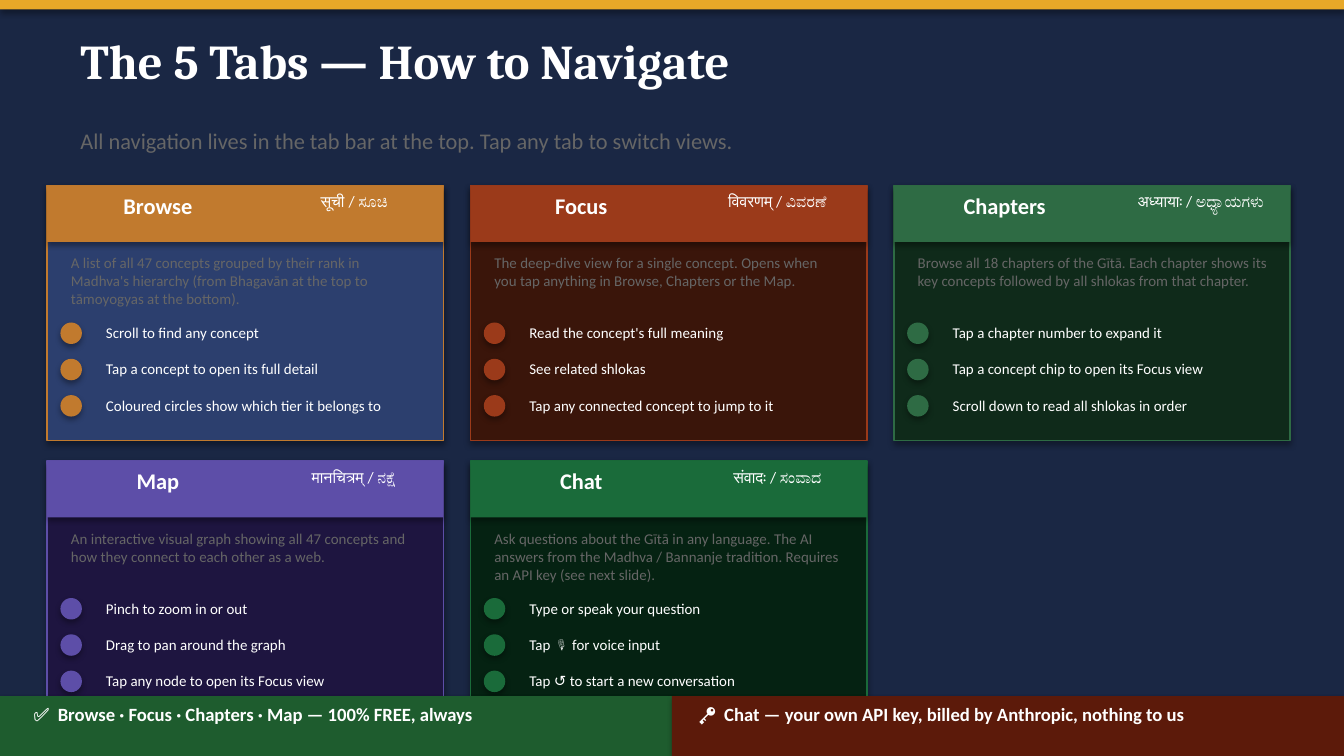
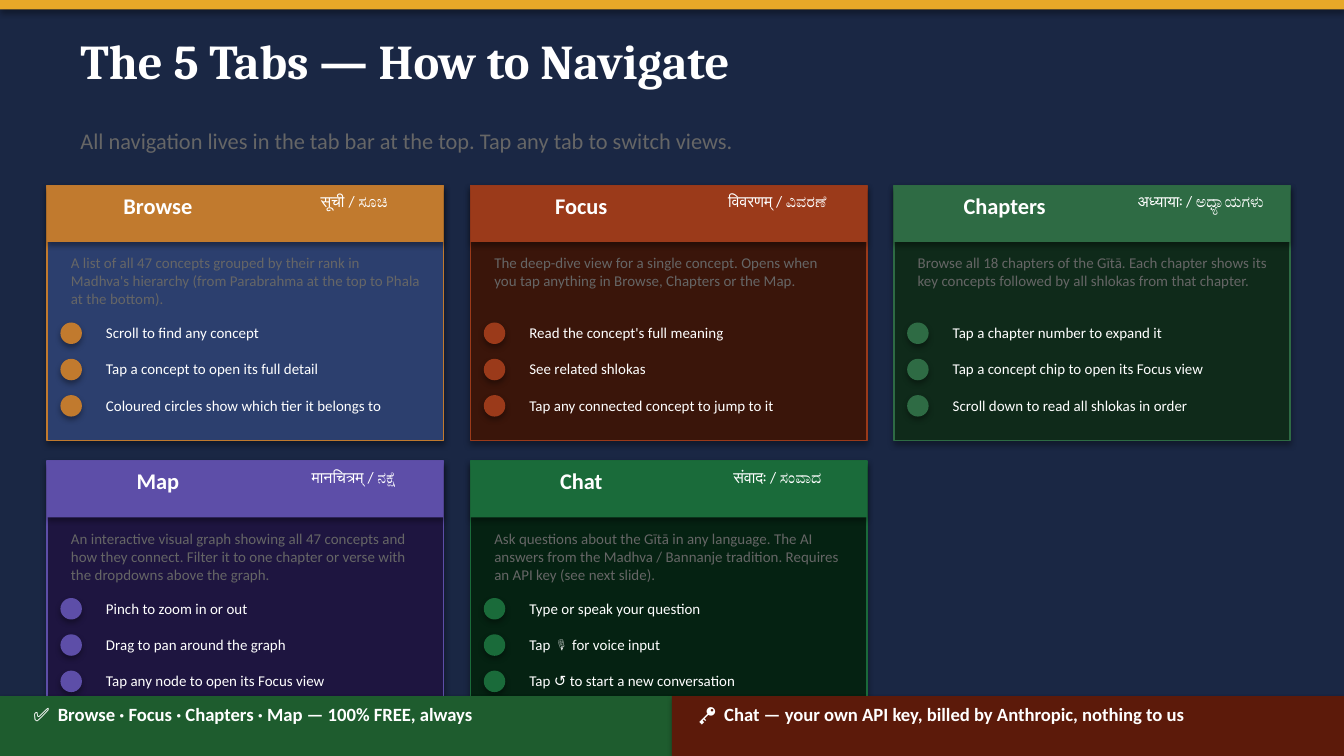
Before and after one commit to kvinayakpai/Bhagavadgita, a slide deck: slide 3 of Tatvam_Jalam_User_Guide.pptx. Drawn at 1344x756 pixels with LibreOffice and Linux fonts; fonts in the diff are those of the drawing. Boxes give left, top, right and bottom in pixels: in the first picture for what was removed or moved away, otherwise in the second. Text is boxed around its words. In the diff, an @@ line names an element or a change of style, - is before the commit and + after.

Commit message:
Update Word docs and PPTX decks with current app state and June 2026 learnings
- Correct stats throughout: 47 concepts / 59 relations / 10 tiers (the
  June 12 ontology rebuild), 701 shlokas, 18 chapters, 4 languages -
  replacing stale 112-117/124-239/12-13 figures
- Document new phases: ontology rebuild (strict verse-grounding), OCR
  cleanup of bannanje_kn.js (~265 garbled English terms, 476 pages
  verified zero-error), the June 18-21 book-alignment marathon (514+
  boundary leaks fixed, all 18 chapters re-verified, homorganic nasal
  transliteration), and bundle consolidation (viewer-bundled.html trio
  retired in favor of viewer.html + index.html)
- Document new Map feature: Adhyaya/Shloka filter dropdowns
- Fix all app links from retired viewer-bundled.html to viewer.html
- Update USD-INR reference rate to June 2026
- Add new 'Phases 7-10' slide and swap a Hard Problems card in the
  Technical Journey deck

```diff
--- a/Tatvam_Jalam_User_Guide.pptx
+++ b/Tatvam_Jalam_User_Guide.pptx
@@ text at bbox=[71, 258, 419, 306]: text changed @@
-A list of all 47 concepts grouped by their rank in Madhva's hierarchy (from Bhagavān at the top to tāmoyogyas at the bottom).
+A list of all 47 concepts grouped by their rank in Madhva's hierarchy (from Parabrahma at the top to Phala at the bottom).
@@ text at bbox=[71, 534, 405, 583]: text changed @@
-An interactive visual graph showing all 47 concepts and how they connect to each other as a web.
+An interactive visual graph showing all 47 concepts and how they connect. Filter it to one chapter or verse with the dropdowns above the graph.
```
Also in this commit, not shown: 7 other slides changed, 4 other files.
